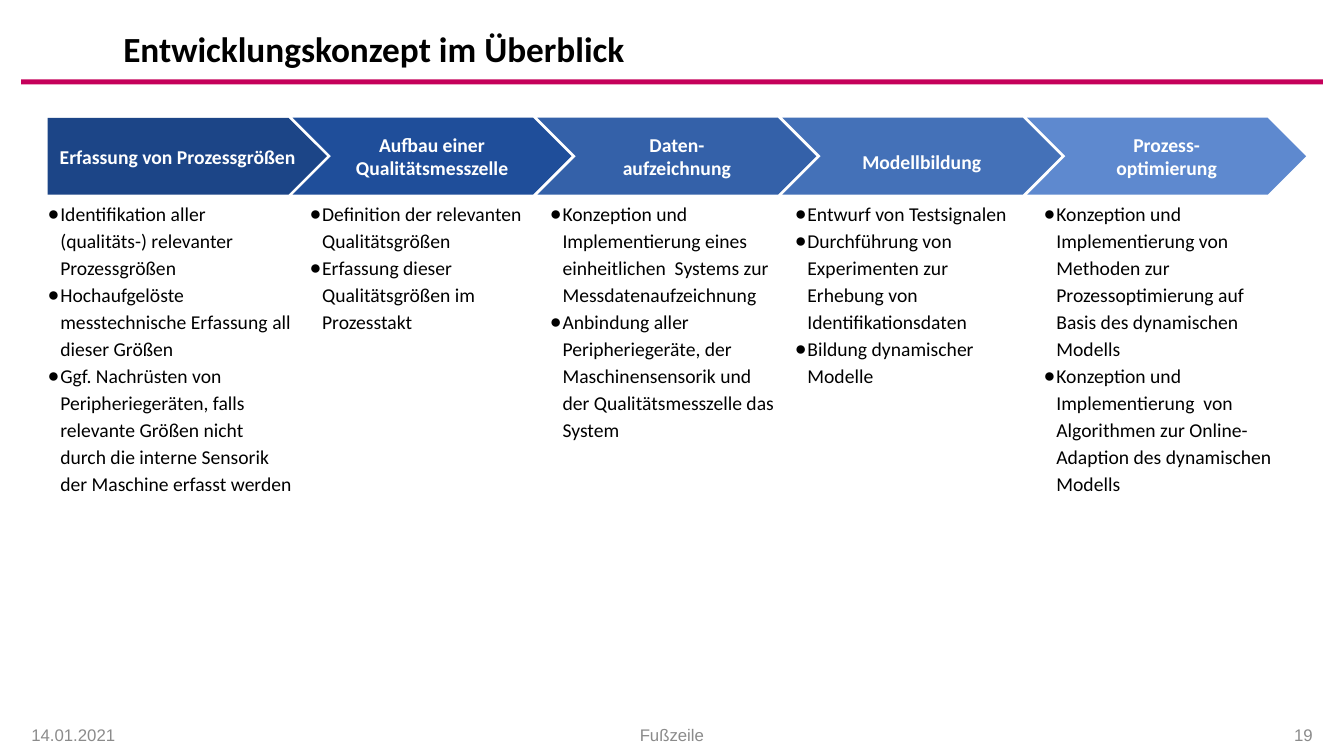
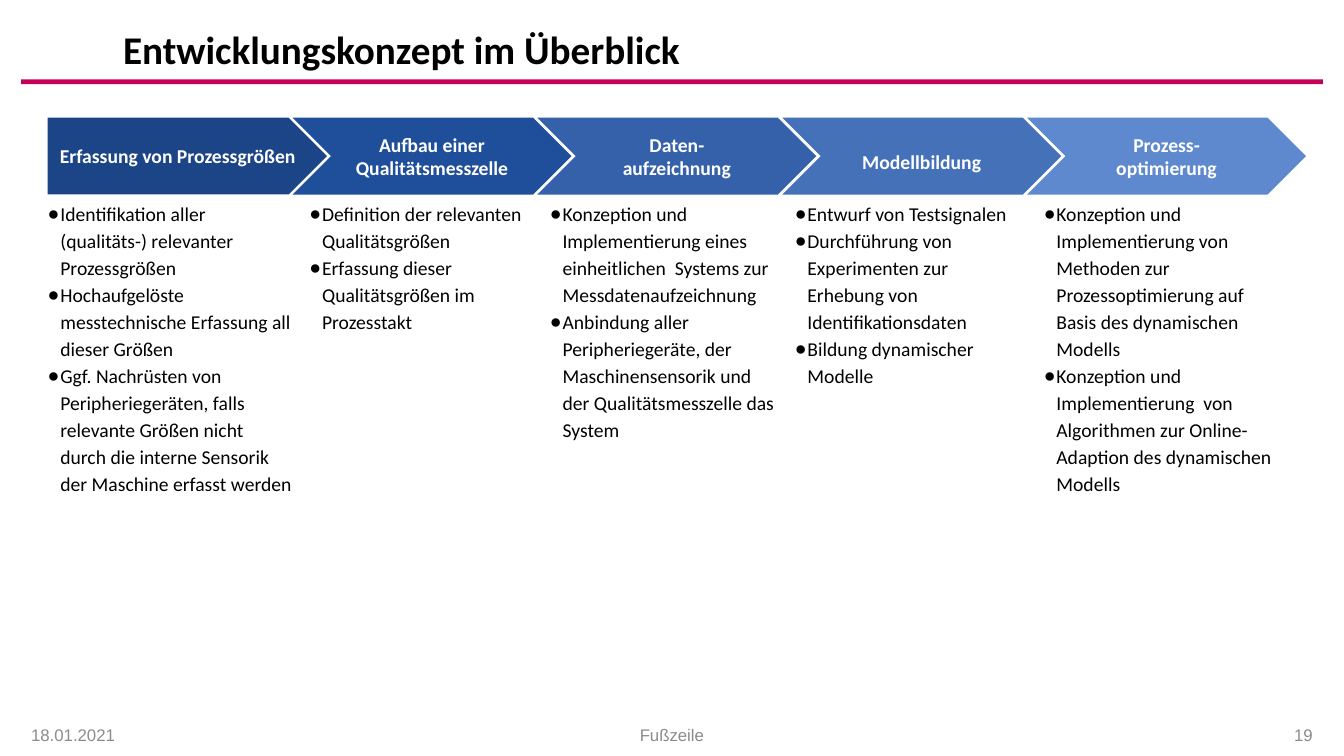
Before and after one commit to arehmer/DigitalTwinInjectionMoulding, a slide deck: slide 19 of Präsentationen/Kick-Off_Agenda.pptx. Drawn at 1344x756 pixels with LibreOffice and Linux fonts; fonts in the diff are those of the drawing; background and template pictures are left out. Boxes give left, top, right and bottom in pixels: in the first picture for what was removed or moved away, otherwise in the second. Text is boxed around its words. In the diff, an @@ line names an element or a change of style, - is before the commit and + after.

```diff
--- a/Präsentationen/Kick-Off_Agenda.pptx
+++ b/Präsentationen/Kick-Off_Agenda.pptx
@@ text "Entwicklungskonzept im Überblick" at <box>123,32,680,71</box>: size 25.2 to 28 pt @@
@@ indent changed in 5 elements at <box>563,207,774,413</box>, <box>60,207,292,491</box>, <box>322,207,521,329</box>, <box>807,207,1006,383</box>, <box>1056,207,1271,491</box> @@
@@ text at <box>31,729,115,741</box>: text changed; text colour #8C8C8C to #8B8B8B @@
-14.01.2021
+18.01.2021
```
Also in this commit, not shown: 23 other slides changed, 1 slide added, 1 slide removed, 1 other file.
